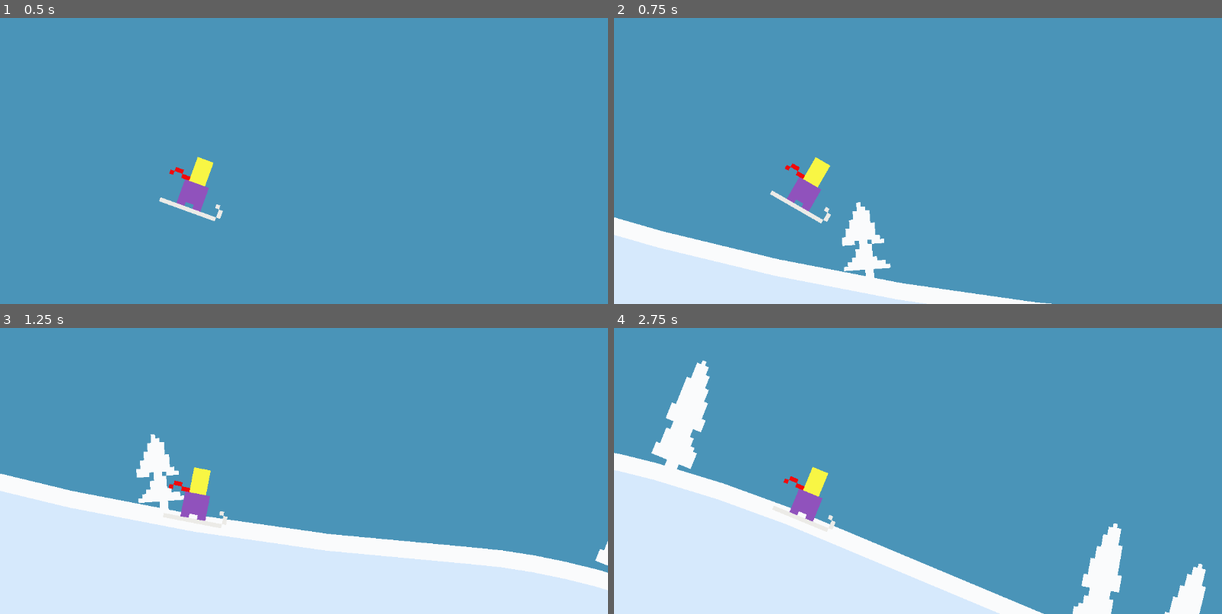
Above: before the commit, frames 1-4 (two rows, left to right).
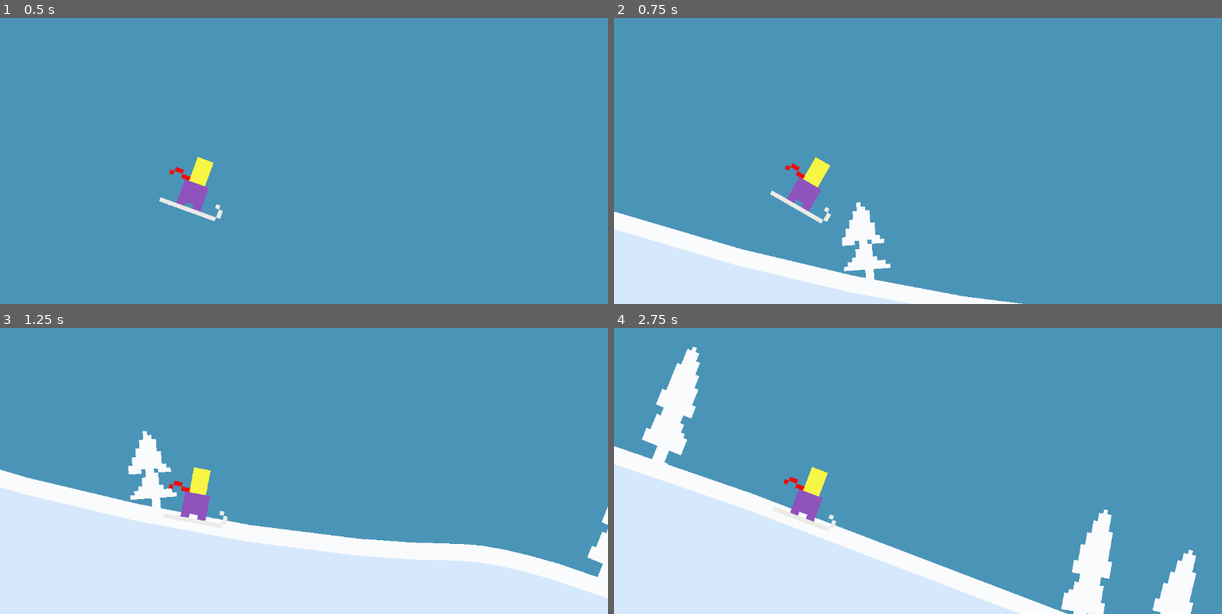
Above: after the commit, the same moments.

Repository: martindzejky/powder-panic
Game: Godot game, scene res://main.tscn
Same seed, same stepped clock (60 frames per second), same inputs: the game is played once before the commit and once after it.
Inputs:
- Up to frame 1 (0.5 s): no input
- Up to frame 2 (0.75 s): no input
- Up to frame 3 (1.25 s): tap Space (jump) at 0.77 s
- Up to frame 4 (2.75 s): tap Space (jump) at 1.52 s

Frame 1 is identical in both runs. In frame 2, 1.2% of the frame differs, in the area x 0-72%, y 67-100%; in frame 3, 2.4%; in frame 4, 5.8%, in the area x 0-98%, y 6-100%.

Commit message:
debug draw chunk end points

Diff:
--- a/chunks/base.tscn
+++ b/chunks/base.tscn
@@ -1,6 +1,7 @@
-[gd_scene load_steps=4 format=3 uid="uid://btnol5clr6iy1"]
+[gd_scene load_steps=5 format=3 uid="uid://btnol5clr6iy1"]
 
 [ext_resource type="Script" uid="uid://cj0mojf6oxxpk" path="res://chunks/chunk.gd" id="1_i74ng"]
+[ext_resource type="Script" uid="uid://v1aosyy3uomp" path="res://chunks/chunk_debug.gd" id="2_5va4c"]
 [ext_resource type="Script" uid="uid://c0rmwwdpahbpa" path="res://components/delete_when_far_away.gd" id="2_dl0qw"]
 
 [sub_resource type="Curve2D" id="Curve2D_1aw3e"]
@@ -15,6 +16,12 @@
 line = NodePath("line")
 polygon = NodePath("polygon")
 shape = NodePath("body/shape")
+
+[node name="debug" type="Node2D" parent="." node_paths=PackedStringArray("chunk", "path")]
+script = ExtResource("2_5va4c")
+chunk = NodePath("..")
+path = NodePath("../path")
+metadata/_custom_type_script = "uid://v1aosyy3uomp"
 
 [node name="path" type="Path2D" parent="."]
 curve = SubResource("Curve2D_1aw3e")
--- a/chunks/chunk.tscn
+++ b/chunks/chunk.tscn
@@ -5,13 +5,13 @@
 
 [sub_resource type="Curve2D" id="Curve2D_jnpik"]
 _data = {
-"points": PackedVector2Array(-79.7303, -5.93737, 79.7303, 5.93737, 0, 0, -185.755, -12.7229, 185.755, 12.7229, 351, 99)
+"points": PackedVector2Array(-43.0588, -1.12091, 43.0588, 1.12091, 0, 0, -129.3, -1.0871, 129.3, 1.0871, 351, 99)
 }
 point_count = 2
 
 [node name="chunk" instance=ExtResource("1_g7xvp")]
 
-[node name="path" parent="." index="0"]
+[node name="path" parent="." index="1"]
 curve = SubResource("Curve2D_jnpik")
 
 [node name="tree" parent="." index="5" instance=ExtResource("2_dl0qw")]
--- /dev/null
+++ b/chunks/chunk_debug.gd
@@ -0,0 +1,60 @@
+@tool
+extends Node2D
+class_name ChunkDebug
+
+@export var chunk: Chunk:
+  set(value):
+    chunk = value
+    update_configuration_warnings()
+
+@export var path: Path2D:
+  set(value):
+    path = value
+    update_configuration_warnings()
+
+@onready var default_font = ThemeDB.fallback_font
+
+func _get_configuration_warnings() -> PackedStringArray:
+  var warnings: PackedStringArray = []
+
+  if chunk == null:
+    warnings.append("Chunk is not set")
+
+  if path == null:
+    warnings.append("Path is not set")
+
+  return warnings
+
+func _process(_delta) -> void:
+  if not Engine.is_editor_hint():
+    return
+
+  if chunk == null or path == null:
+    return
+
+  queue_redraw()
+
+func _draw() -> void:
+  if not Engine.is_editor_hint():
+    return
+
+  if chunk == null or path == null:
+    return
+
+  # Get the start and end points of the chunk
+  var start_point = path.curve.get_point_position(0)
+  var start_tangent = path.curve.get_point_out(0)
+  var end_point = path.curve.get_point_position(path.curve.get_point_count() - 1)
+  var end_tangent = path.curve.get_point_in(path.curve.get_point_count() - 1)
+
+  # Draw an arrows
+  draw_line(start_point, start_point - start_tangent, Color.RED, 2)
+  draw_line(end_point, end_point - end_tangent, Color.RED, 2)
+
+  # Display the angles
+  var start_angle = int(roundf(rad_to_deg(start_tangent.angle())))
+  var end_angle = int(roundf(rad_to_deg(end_tangent.angle()) + 180))
+  var offset = Vector2(0, -16)
+
+  draw_string(default_font, start_point + offset, str(start_angle) + '°', HORIZONTAL_ALIGNMENT_CENTER, -1, 16, Color.RED)
+  draw_string(default_font, end_point + offset, str(end_angle) + '°', HORIZONTAL_ALIGNMENT_CENTER, -1, 16, Color.RED)
Not shown, added: chunks/chunk_debug.gd.uid
